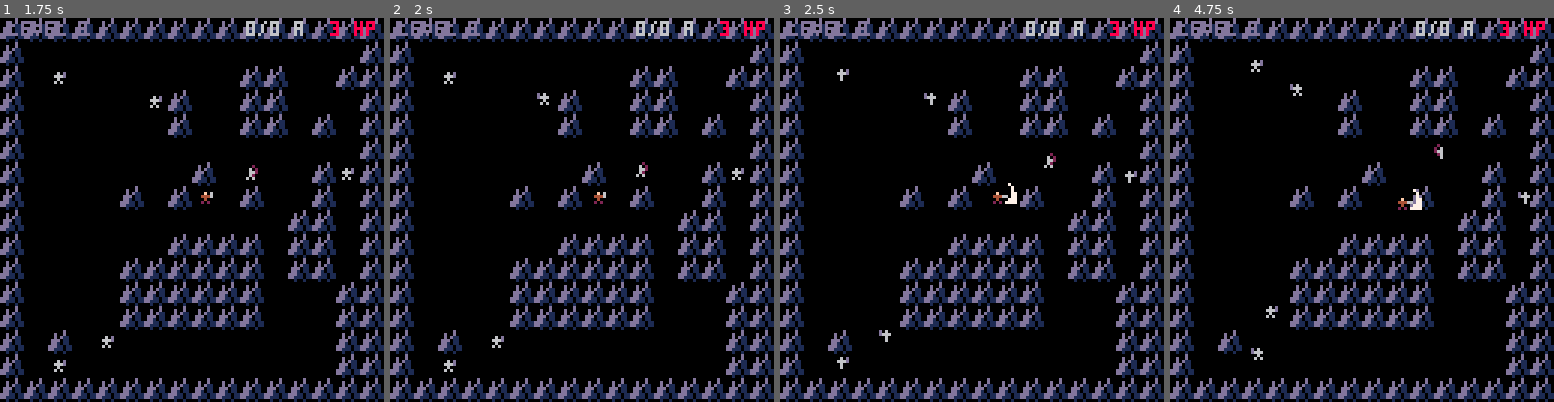
Above: before the commit, frames 1-4 (left to right).
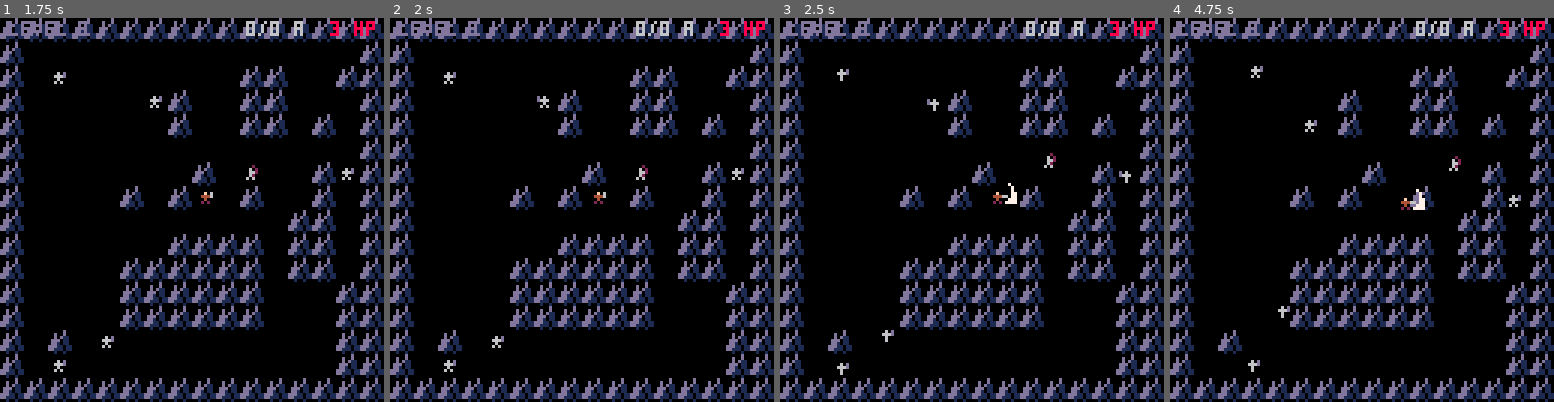
Above: after the commit, the same moments.

Repository: ironchestgames/pico-8-carts
Game: PICO-8 cartridge epicevilender.p8
Same seed, same stepped clock (60 frames per second), same inputs: the game is played once before the commit and once after it.
Inputs:
- Up to frame 1 (1.75 s): tap X (X key) at 0.33, 1.07 s; tap O (Z key) at 0.7, 1.7 s; hold Right from 1.6 s (still down)
- Up to frame 2 (2 s): keep holding Right; tap X (X key) at 1.85 s
- Up to frame 3 (2.5 s): release Right at 2.1 s; tap O (Z key) at 2.1 s; hold Up 2.15-2.42 s; hold Right from 2.47 s (still down)
- Up to frame 4 (4.75 s): tap O (Z key) every 0.4 s from 2.5 to 4.5 s; tap X (X key) at 2.97, 4.08 s; release Right at 3.03 s; hold Left 3.08-3.58 s; hold Down 3.63-3.97 s; hold Right 4.02-4.68 s; hold Up from 4.73 s (still down)

Frame 1 is identical in both runs. In frame 2, 0.1% of the frame differs, in the area x 38-68%, y 19-43%; in frame 3, 0.3%; in frame 4, 0.8%, in the area x 20-94%, y 10-93%.

Commit message:
epicevilender - refactor actor update

Diff:
--- a/epicevilender.p8
+++ b/epicevilender.p8
@@ -1177,6 +1177,8 @@
    avatar.a=angle
    avatar.dx=normalize(cos(avatar.a))
    avatar.dy=normalize(sin(avatar.a))
+   avatar.state='moving'
+   avatar.state_counter=2
   end
  else
   avatar.dx=0
@@ -1218,57 +1220,116 @@
   end
  end
 
- -- consider avatar current state
- do
-  local actor=avatar
+ -- update actors
+ local enemycount=0
+ for actor in all(actors) do
+  if actor.isenemy then
+   enemycount+=1
+  end
 
   if actor.state_counter > 0 then
    actor.state_counter-=1
   end
 
-  if actor.state == 'recovering' then
-   actor.dx=0
-   actor.dy=0
+  -- handle states
+  if actor.state == 'idling' then
+
+   -- reset enemy specifics
+   actor.targetx=nil
+   actor.targety=nil
+   actor.ismovingoutofcollision=nil
+
+  elseif actor.state == 'attacking' then
+
+   if actor == boss then
+
+    boss.performattack(boss)
+
+   elseif actor == avatar then
+
+    -- update skills
+    if avatar.state_counter <= 0 then
+     if avatar.ispreperform then
+
+      local skill=avatar.currentskill
+      skill.perform(skill,avatar)
+
+      -- set avatar to postperform
+      avatar.state_counter=skill.postperformdur
+      avatar.ispreperform=false
+
+      -- set next attacking frame
+      avatar.frames.currentframe=2
+      avatar.items.weapon.frames.currentframe=2
+
+     else -- note: done performing
+      avatar.state='idling'
+      avatar.items.weapon.frames.currentframe=1
+     end
+    end
+
+
+   else -- all other enemies
+
+    if actor.laststate != 'attacking' then
+     actor.ispreperform=true
+     actor.frames.currentframe=1
+     actor.state_counter=actor.attack_preperformdur
+    end
+
+    if actor.ispreperform and actor.state_counter <= 0 then
+     actor.performattack(actor)
+     actor.ispreperform=false
+     actor.state_counter=actor.attack_postperformdur
+     actor.frames.currentframe=2
+
+    elseif actor.state_counter <= 0 then
+     actor.state='idling'
+    end
+   end
+
+  elseif actor.state == 'recovering' then
+
+   if actor.effect then
+    actor.effect.func(actor)
+   end
 
    if actor.state_counter <= 0 then
     actor.state='idling'
-   end
-
-  elseif actor.state == 'attacking' then
-   actor.dx=0
-   actor.dy=0
-
-   -- update skills
+    actor.effect=nil
+   end
+
+  elseif actor.state == 'moving' and
+         actor.isenemy then
+
    if actor.state_counter <= 0 then
-    if actor.ispreperform then
-
-     local skill=avatar.currentskill
-     skill.perform(skill,actor)
-
-     -- set actor to postperform
-     actor.state_counter=skill.postperformdur
-     actor.ispreperform=false
-
-     -- set next attacking frame
-     actor.frames.currentframe=2
-     avatar.items.weapon.frames.currentframe=2
-
-    else -- note: done performing
-     actor.state='idling'
-     avatar.items.weapon.frames.currentframe=1
-    end
-   end
-
-  -- is moving
-  elseif actor.dx != 0 or actor.dy != 0 then
-   actor.state='moving'
-   actor.state_counter=2
-
-  -- go to idling
-  elseif actor.state_counter <= 0 then
+    actor.ismovingoutofcollision=nil
+   end
+
+   actor.a=atan2(
+     actor.targetx-actor.x,
+     actor.targety-actor.y)
+
+   if dist(
+       actor.x,
+       actor.y,
+       actor.targetx,
+       actor.targety) <= actor.spd + 0.1 then
+    actor.state='idling'
+   end
+
+   actor.dx=cos(actor.a)*actor.spd
+   actor.dy=sin(actor.a)*actor.spd
+
+  end
+
+  if actor == avatar and
+     actor.state_counter <= 0 then
    actor.state='idling'
-   avatar.currentskill=nil
-  end
+   actor.currentskill=nil
+  end
+
+  actor.laststate=actor.state
  end
 
 
@@ -1316,11 +1377,11 @@
    elseif istooclosetoavatar and (not isswinging) and (not collidedwithwall) then
 
     enemy.state='moving'
-    local a=atan2(
+    enemy.a=atan2(
       avatar.x-enemy.x,
       avatar.y-enemy.y)+0.5 -- note: go the other way
-    enemy.targetx=enemy.x+cos(a)*10
-    enemy.targety=enemy.y+sin(a)*10
+    enemy.targetx=enemy.x+cos(enemy.a)*10
+    enemy.targety=enemy.y+sin(enemy.a)*10
     enemy.ismovingoutofcollision=true
     enemy.state_counter=60
     enemy.spd=enemy.runspd
@@ -1338,11 +1399,11 @@
    elseif collidedwithwall then
 
     enemy.state='moving'
-    local a=atan2(
+    enemy.a=atan2(
       enemy.x+enemy.wallcollisiondx-enemy.x,
       enemy.y+enemy.wallcollisiondy-enemy.y)+rnd(0.2)-0.1
-    enemy.targetx=enemy.x+cos(a)*10
-    enemy.targety=enemy.y+sin(a)*10
+    enemy.targetx=enemy.x+cos(enemy.a)*10
+    enemy.targety=enemy.y+sin(enemy.a)*10
     enemy.ismovingoutofcollision=true
     enemy.state_counter=60
 
@@ -1351,11 +1412,11 @@
 
     enemy.state='moving'
     local collidedwith=enemy.toocloseto[1]
-    local a=atan2(
+    enemy.a=atan2(
       collidedwith.x-enemy.x,
       collidedwith.y-enemy.y)+0.5 -- note: go the other way
-    enemy.targetx=enemy.x+cos(a)*10
-    enemy.targety=enemy.y+sin(a)*10
+    enemy.targetx=enemy.x+cos(enemy.a)*10
+    enemy.targety=enemy.y+sin(enemy.a)*10
     enemy.ismovingoutofcollision=true
     enemy.state_counter=60
 
@@ -1365,6 +1426,9 @@
     enemy.state='moving'
     enemy.targetx=avatar.x
     enemy.targety=avatar.y
+    enemy.a=atan2(
+      enemy.targetx-enemy.x,
+      enemy.targety-enemy.y)
     enemy.spd=enemy.runspd
 
    -- continue to move to target
@@ -1376,9 +1440,9 @@
    elseif not hastarget then
 
     enemy.state='moving'
-    local a=rnd()
-    enemy.targetx=enemy.x+cos(a)*10
-    enemy.targety=enemy.y+sin(a)*10
+    enemy.a=rnd()
+    enemy.targetx=enemy.x+cos(enemy.a)*10
+    enemy.targety=enemy.y+sin(enemy.a)*10
     enemy.spd=enemy.runspd*0.5
 
     if enemy == boss then
@@ -1387,89 +1451,6 @@
     end
 
    end
-  end
- end
-
- -- update enemies
- local enemycount=0
- for enemy in all(actors) do
-  if enemy.isenemy then
-
-   enemycount+=1
-
-   -- perform end of state action
-   if enemy.state == 'idling' then
-
-    -- reset target etc
-    enemy.targetx=nil
-    enemy.targety=nil
-    enemy.ismovingoutofcollision=nil
-
-   elseif enemy.state == 'attacking' then
-
-    if enemy == boss then
-
-     boss.performattack(boss)
-
-    else
-
-     if enemy.laststate != 'attacking' then
-      enemy.ispreperform=true
-      enemy.frames.currentframe=1
-      enemy.state_counter=enemy.attack_preperformdur
-     end
-
-     enemy.state_counter-=1
-
-     if enemy.ispreperform and enemy.state_counter <= 0 then
-      enemy.performattack(enemy)
-      enemy.ispreperform=false
-      enemy.state_counter=enemy.attack_postperformdur
-      enemy.frames.currentframe=2
-
-     elseif enemy.state_counter <= 0 then
-      enemy.state='idling'
-     end
-    end
-
-   elseif enemy.state == 'recovering' then
-    enemy.state_counter-=1
-
-    if enemy.effect then
-     enemy.effect.func(enemy)
-    end
-
-    if enemy.state_counter <= 0 then
-     enemy.state='idling'
-     enemy.effect=nil
-    end
-
-   elseif enemy.state == 'moving' then
-
-    if enemy.ismovingoutofcollision then
-     enemy.state_counter-=1
-     if enemy.state_counter <= 0 then
-      enemy.ismovingoutofcollision=nil
-     end
-    end
-
-    enemy.a=atan2(
-      enemy.targetx-enemy.x,
-      enemy.targety-enemy.y)
-    enemy.dx=cos(enemy.a)*enemy.spd
-    enemy.dy=sin(enemy.a)*enemy.spd
-
-    if dist(
-         enemy.x,
-         enemy.y,
-         enemy.targetx,
-         enemy.targety) <= enemy.spd + 0.1 then
-     enemy.state='idling'
-    end
-
-   end
-
-   enemy.laststate=enemy.state
   end
  end
 
